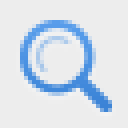
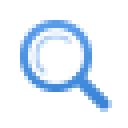
Layers edited between the first and the second 128 x 128 image:
painted on "200% icon-blue@2x.png, icon-blue.png" over [20, 20, 112, 112]
hid "example background" over [0, 0, 128, 128]
